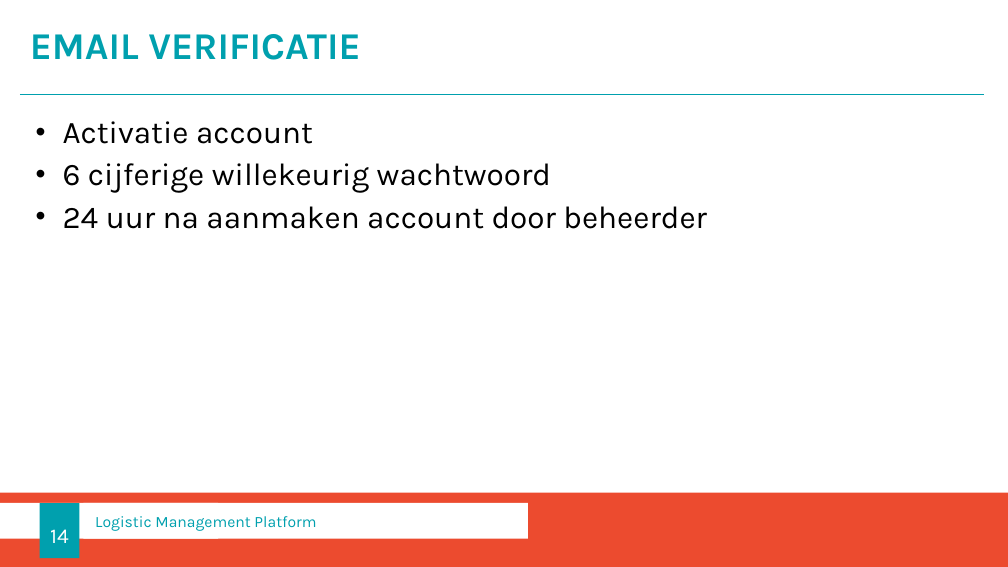
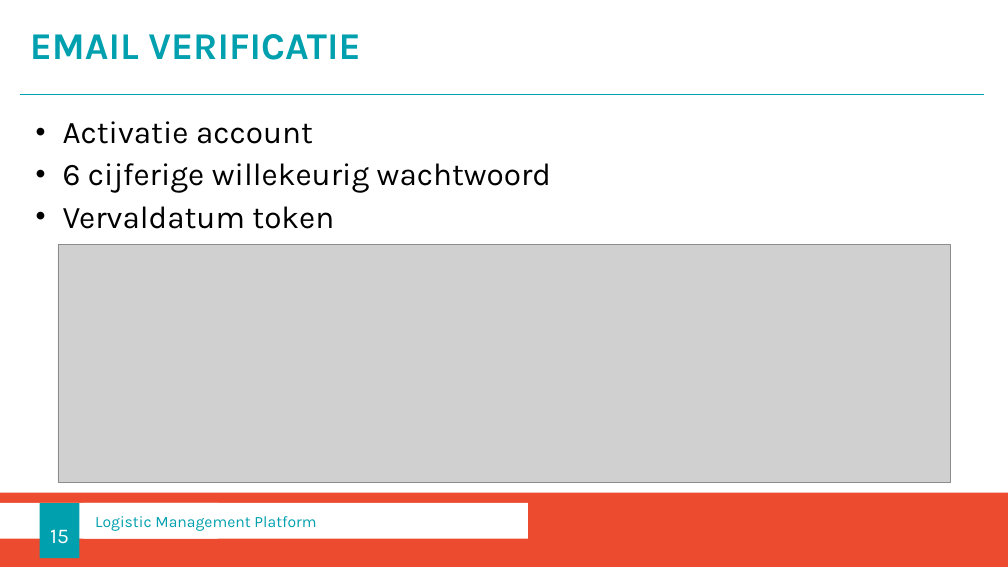
Before and after one commit to Arnonator/Documentatie_project_ni_kaput, a slide deck: slide 15 of Eindpresentatie_LMP.pptx (slide 14 before the commit). Drawn at 1008x567 pixels with LibreOffice and Linux fonts; fonts in the diff are those of the drawing; grey boxes stand for pictures; background and template pictures are left out. Boxes give left, top, right and bottom in pixels: in the first picture for what was removed or moved away, otherwise in the second. Text is boxed around its words. In the diff, an @@ line names an element or a change of style, - is before the commit and + after.

Commit message:
final

```diff
--- a/Eindpresentatie_LMP.pptx
+++ b/Eindpresentatie_LMP.pptx
@@ text at (x1=63, y1=206, x2=334, y2=229): text changed @@
-• 24 uur na aanmaken account door beheerder
+• Vervaldatum token
@@ picture added at (x1=58, y1=244, x2=951, y2=482) @@
@@ page number at (x1=50, y1=529, x2=69, y2=544): text changed @@
-14
+15
```
Also in this commit, not shown: 2 other slides changed, 2 slides added, 1 slide removed.
